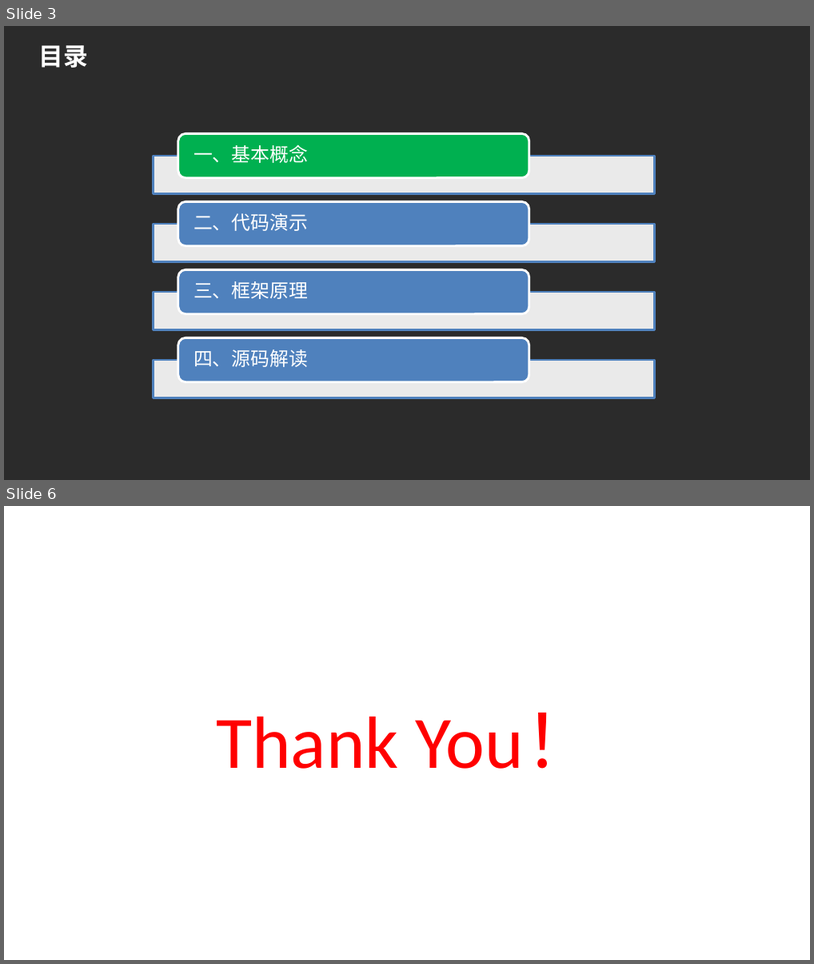
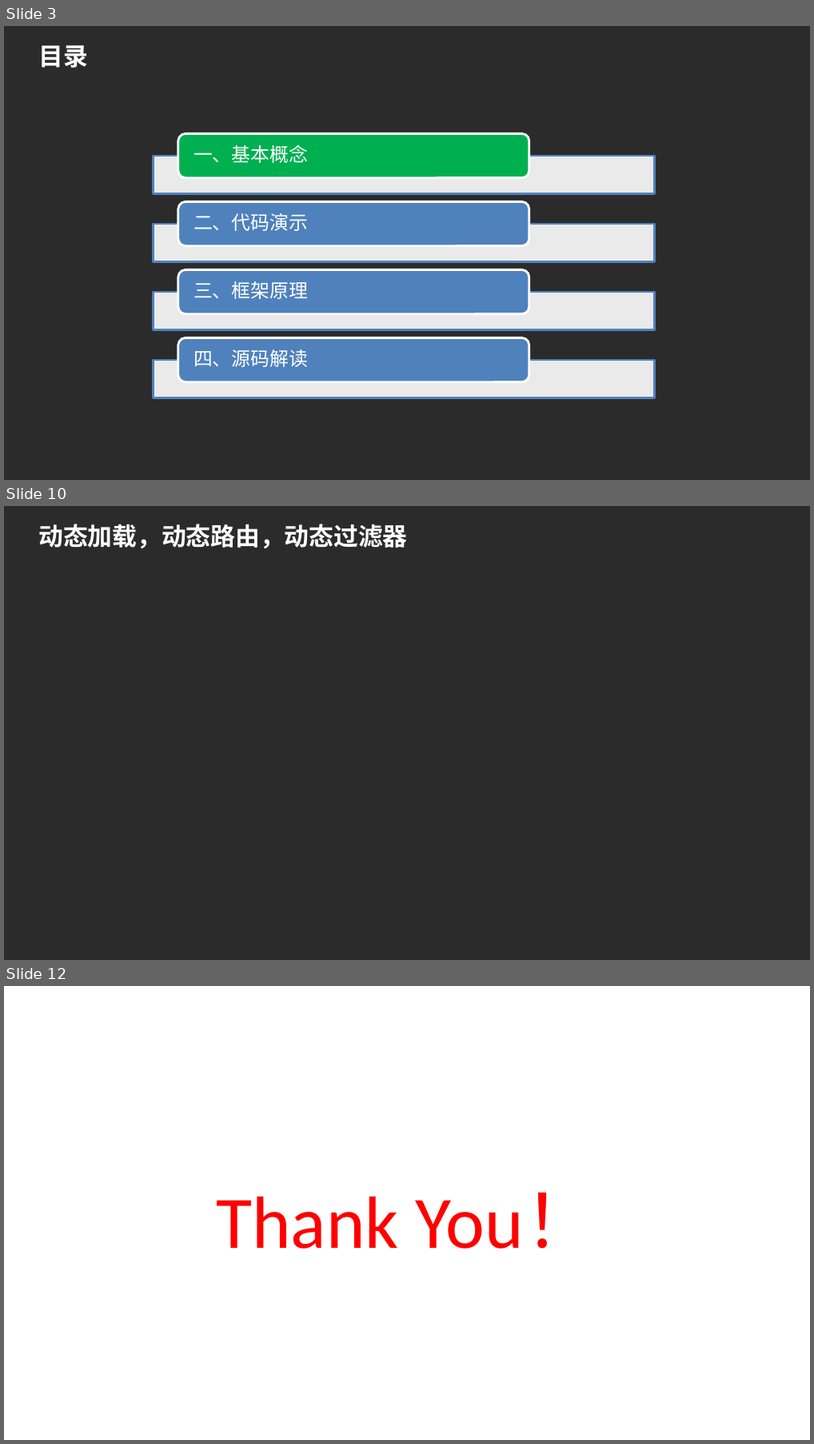
Before and after one commit to hlniceguy/spring-cloud-demo, a slide deck: doc/Spring Cloud Zuul.pptx. Shown one above the other, each under a label of ours: slides 3 and 6 before the commit, slides 3, 10 and 12 after it; the slides between them are not shown. The pictures are 814x964 and 814x1444 pixels, drawn with LibreOffice and Linux fonts; fonts in the diff are those of the drawing; background and template pictures are left out; a plain dark background stands for a picture behind light text. Boxes give left, top, right and bottom in pixels: in the first picture for what was removed or moved away, otherwise in the second. Text is boxed around its words. In the diff, an @@ line names an element or a change of style, - is before the commit and + after.

```diff
--- a/doc/Spring Cloud Zuul.pptx
+++ b/doc/Spring Cloud Zuul.pptx
@@ slide 10 added at (x1=4, y1=506, x2=810, y2=960), background picture (left out) @@
@@ title added at (x1=38, y1=524, x2=407, y2=548), 22 pt, text #FFFFFF, bold @@
+动态加载，动态路由，动态过滤器
@@ what was slide 6 is now slide 12 @@
```
Also in this commit, not shown: 1 slide changed, 6 other slides added, 1 slide removed, 7 other files.
